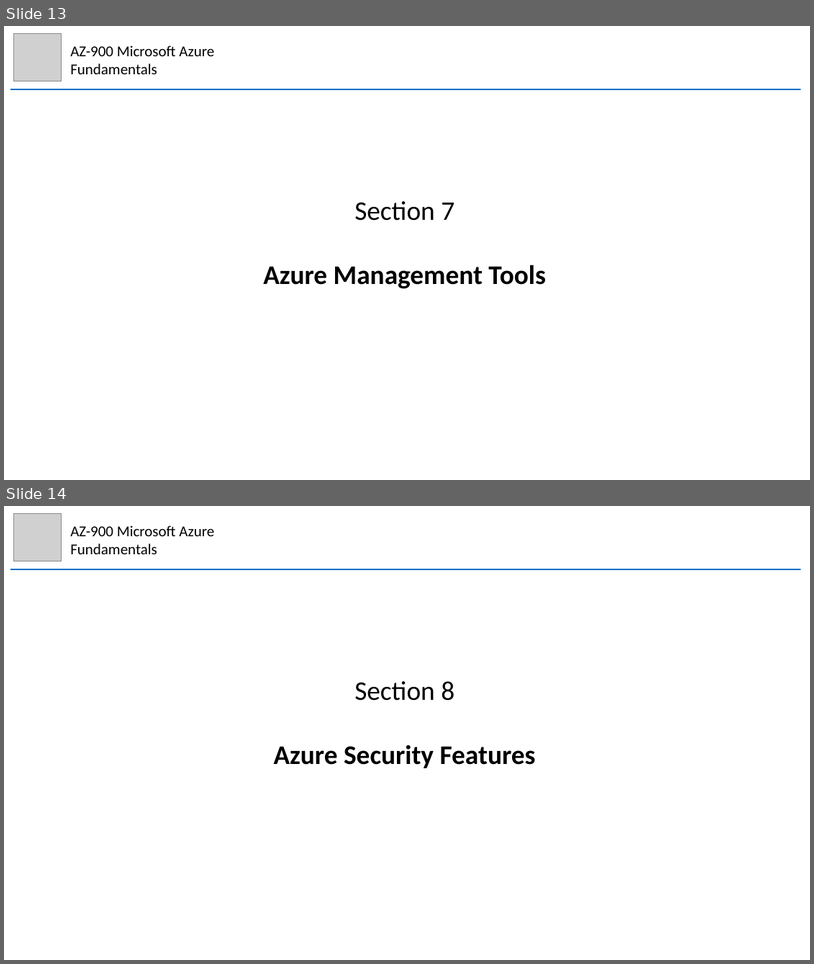
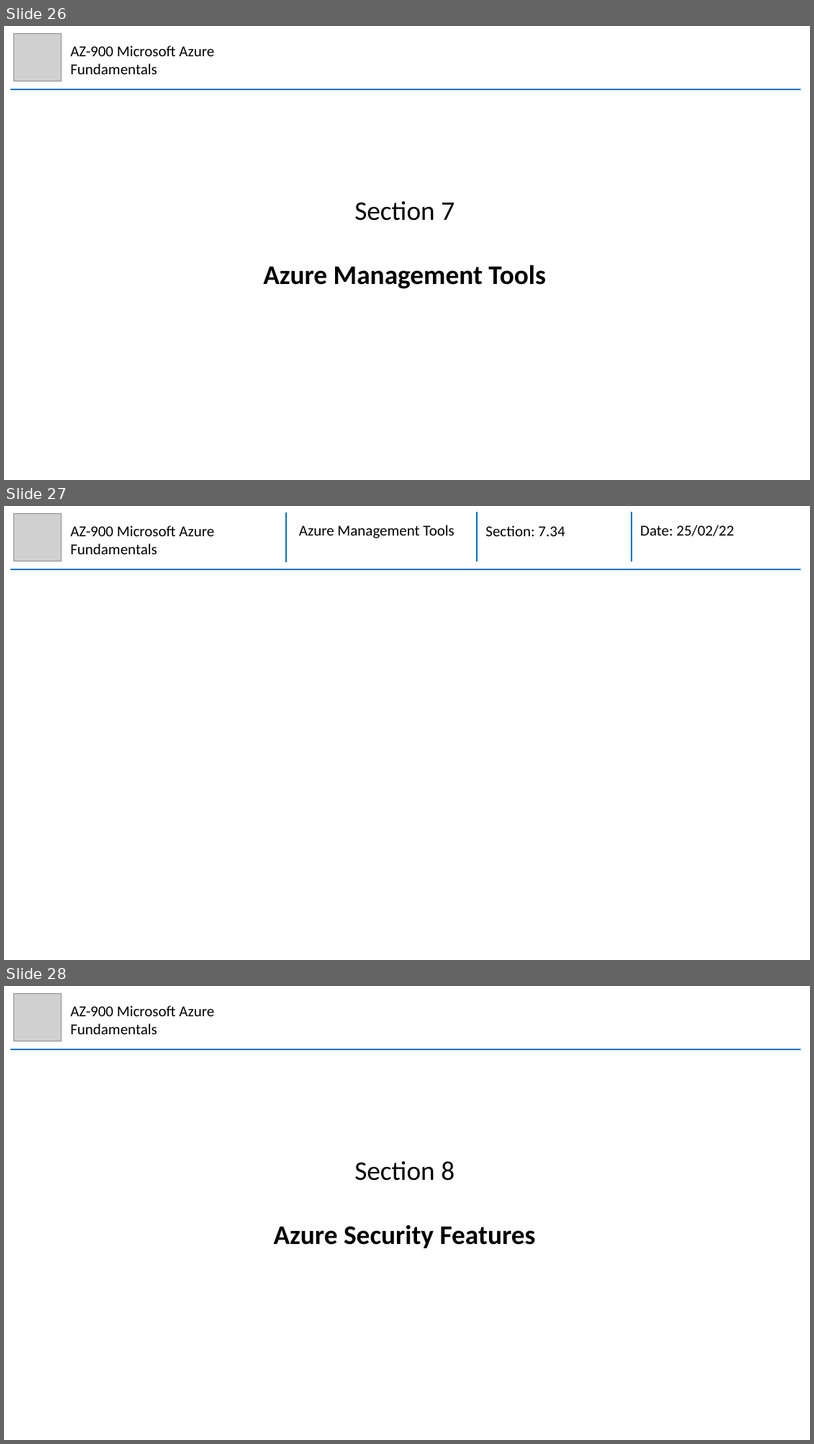
Before and after one commit to mhaythornthwaite/Testing_ML_Algorithms, a slide deck: Azure_AZ-900_Fundamentals/MJH_AZ-900_Azure_Fundamentals_Notes.pptx. Shown one above the other, each under a label of ours: slides 13 and 14 before the commit, slides 26, 27 and 28 after it. The pictures are 814x964 and 814x1444 pixels, drawn with LibreOffice and Linux fonts; fonts in the diff are those of the drawing; grey boxes stand for pictures. Boxes give left, top, right and bottom in pixels: in the first picture for what was removed or moved away, otherwise in the second. Text is boxed around its words. In the diff, an @@ line names an element or a change of style, - is before the commit and + after.

Commit message:
Azure AZ-900 Section 4, 5, 6

```diff
--- a/Azure_AZ-900_Fundamentals/MJH_AZ-900_Azure_Fundamentals_Notes.pptx
+++ b/Azure_AZ-900_Fundamentals/MJH_AZ-900_Azure_Fundamentals_Notes.pptx
@@ slide 27 added at (4, 506, 810, 960), background #FFFFFF @@
@@ picture added at (13, 513, 62, 561) @@
@@ text added at (70, 525, 214, 554), 18 pt, text #000000 @@
+AZ-900 Microsoft Azure Fundamentals
@@ group added at (10, 512, 801, 569): 4 lines, 3 texts @@
+Azure Management Tools
+Section: 7.34
+Date: 25/02/22
@@ what was slide 13 is now slide 26 @@
@@ what was slide 14 is now slide 28 @@
```
Also in this commit, not shown: 1 slide changed, 13 other slides added.
